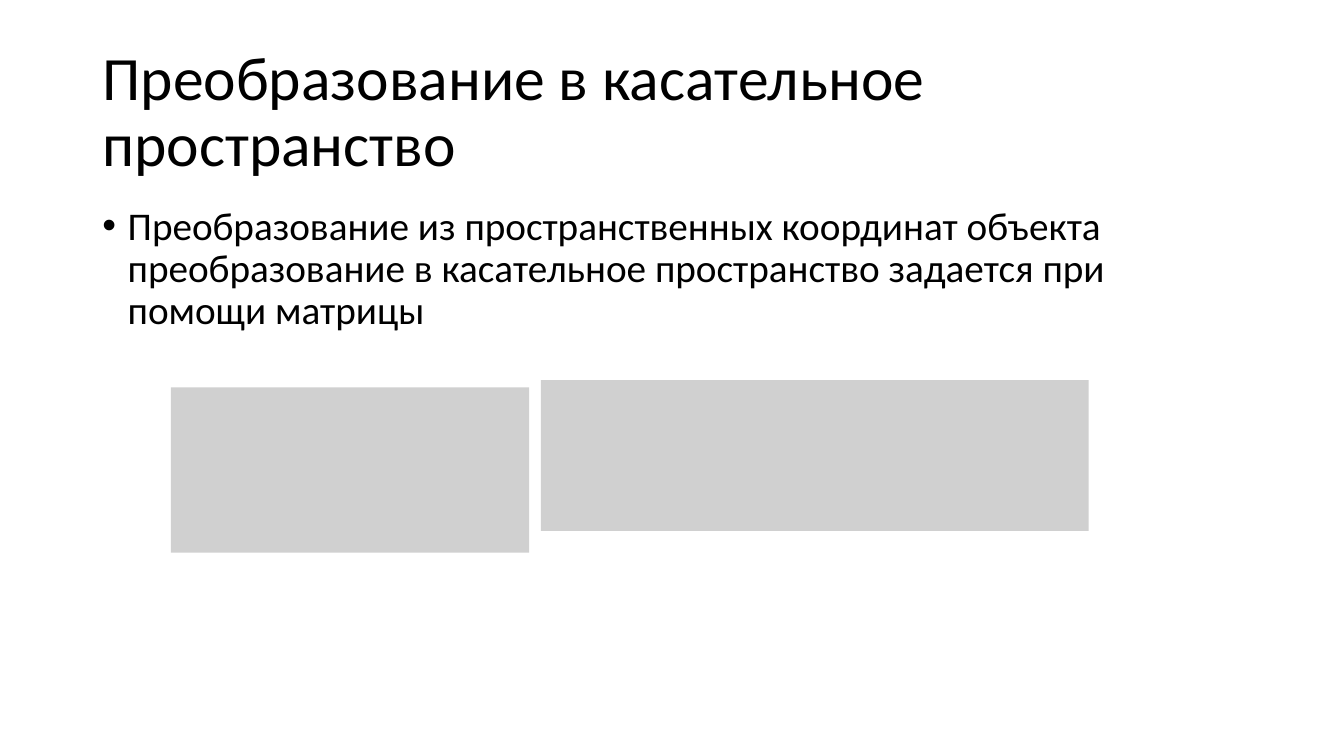
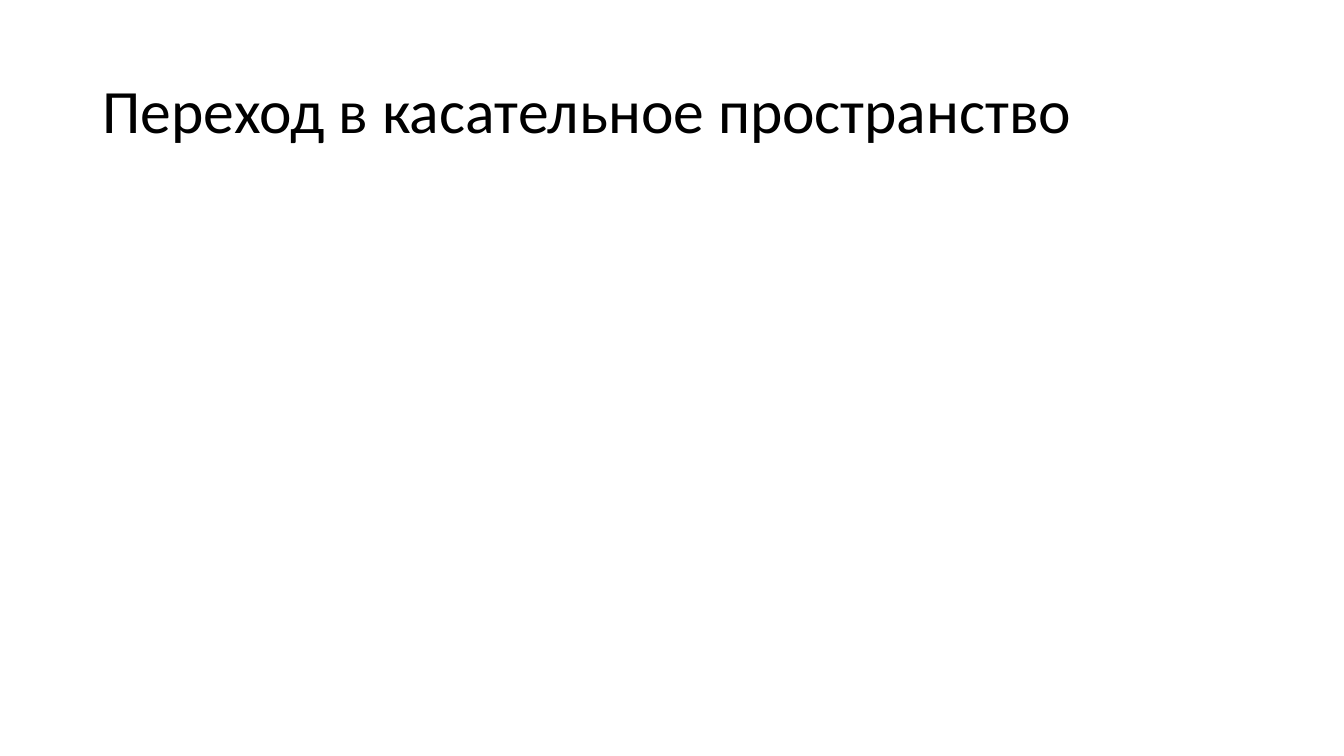
Before and after one commit to alexey-malov/cg-course, a slide deck: slide 26 of lectures/08/08 - Практическое использование шейдеров.pptx (slide 25 before the commit). Drawn at 1344x756 pixels with LibreOffice and Linux fonts; fonts in the diff are those of the drawing; grey boxes stand for pictures. Boxes give left, top, right and bottom in pixels: in the first picture for what was removed or moved away, otherwise in the second. Text is boxed around its words. In the diff, an @@ line names an element or a change of style, - is before the commit and + after.

```diff
--- a/lectures/08/08 - Практическое использование шейдеров.pptx
+++ b/lectures/08/08 - Практическое использование шейдеров.pptx
@@ title at (x1=102, y1=93, x2=1071, y2=143): text changed @@
-Преобразование в касательное пространство
+Переход в касательное пространство
@@ text removed at (x1=128, y1=213, x2=1105, y2=331) @@
-• Преобразование из пространственных координат объекта преобразование в касательное пространство задается при помощи матрицы
@@ picture removed at (x1=170, y1=387, x2=528, y2=553) @@
@@ picture removed at (x1=541, y1=380, x2=1089, y2=531) @@
```
Also in this commit, not shown: 13 other slides changed, 9 slides added, 6 slides removed, 1 other file.
